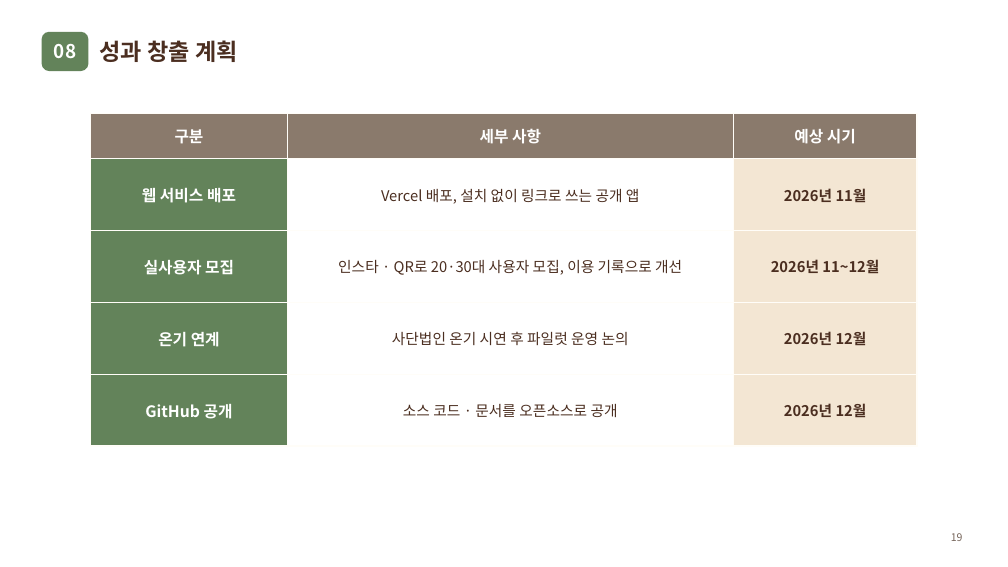
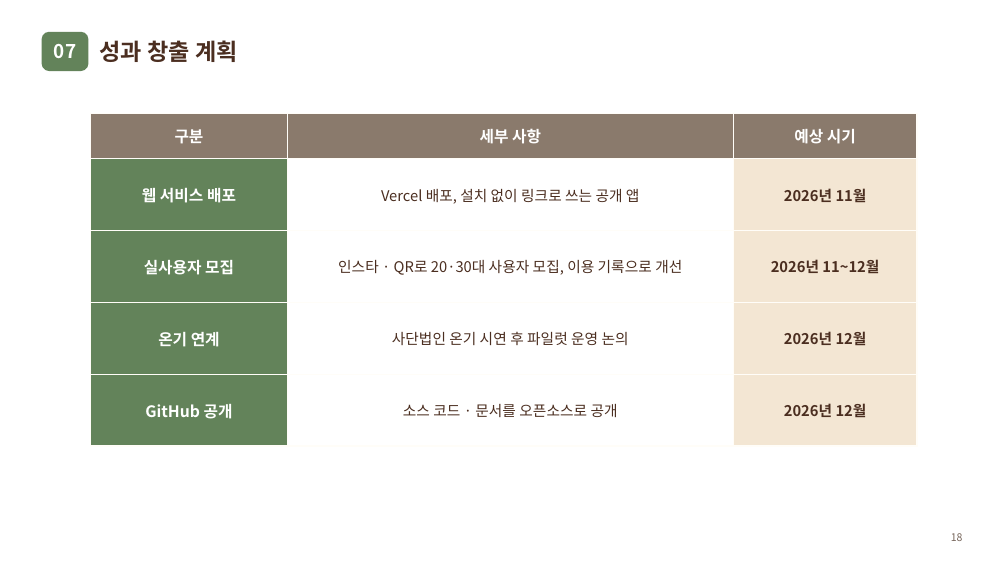
Before and after one commit to Auto-hyun/2026-2-OSSProj-Warmplus-05, a slide deck: slide 18 of doc/2_2_OSSProj_5_웜플러스_중간발표자료.pptx (slide 19 before the commit). Drawn at 1008x567 pixels with LibreOffice and Linux fonts; fonts in the diff are those of the drawing; background and template pictures are left out. Boxes give left, top, right and bottom in pixels: in the first picture for what was removed or moved away, otherwise in the second. Text is boxed around its words. In the diff, an @@ line names an element or a change of style, - is before the commit and + after.

```diff
--- a/doc/2_2_OSSProj_5_웜플러스_중간발표자료.pptx
+++ b/doc/2_2_OSSProj_5_웜플러스_중간발표자료.pptx
@@ text at box(54, 44, 76, 58): text changed @@
-08
+07
@@ table: place and size @@
-table at box(91, 113, 917, 423)
+table at box(91, 113, 917, 446)
@@ page number at box(951, 533, 963, 541): text changed @@
-19
+18
```
Also in this commit, not shown: 12 other slides changed, 1 slide added, 2 slides removed.
